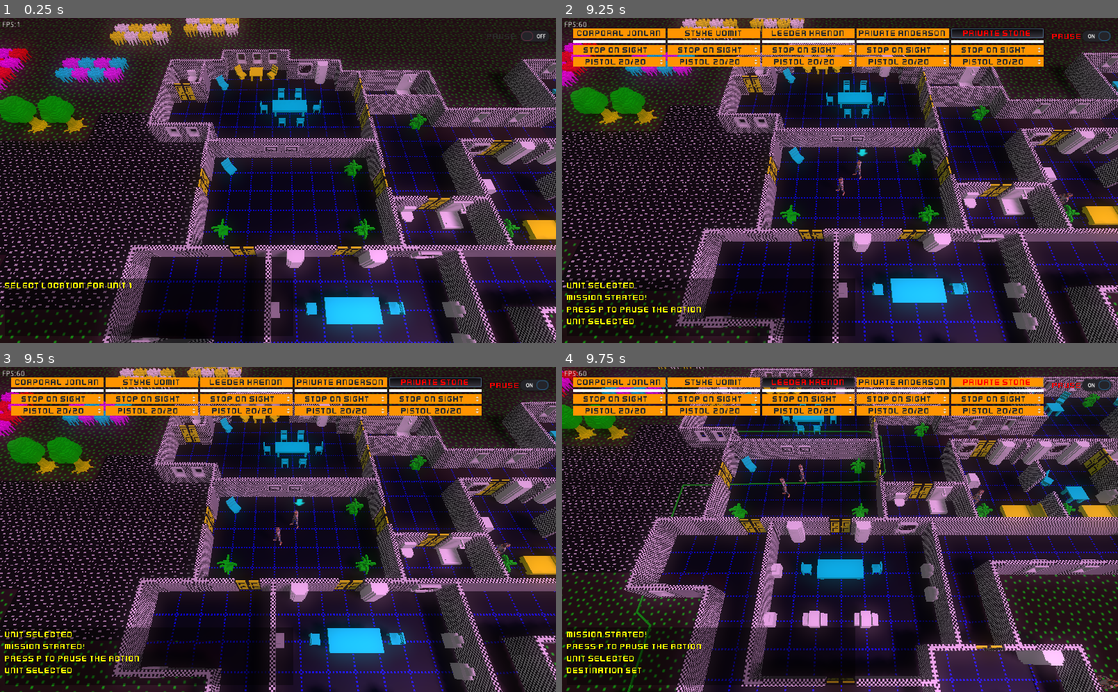
Above: before the commit, frames 1-4 (two rows, left to right).
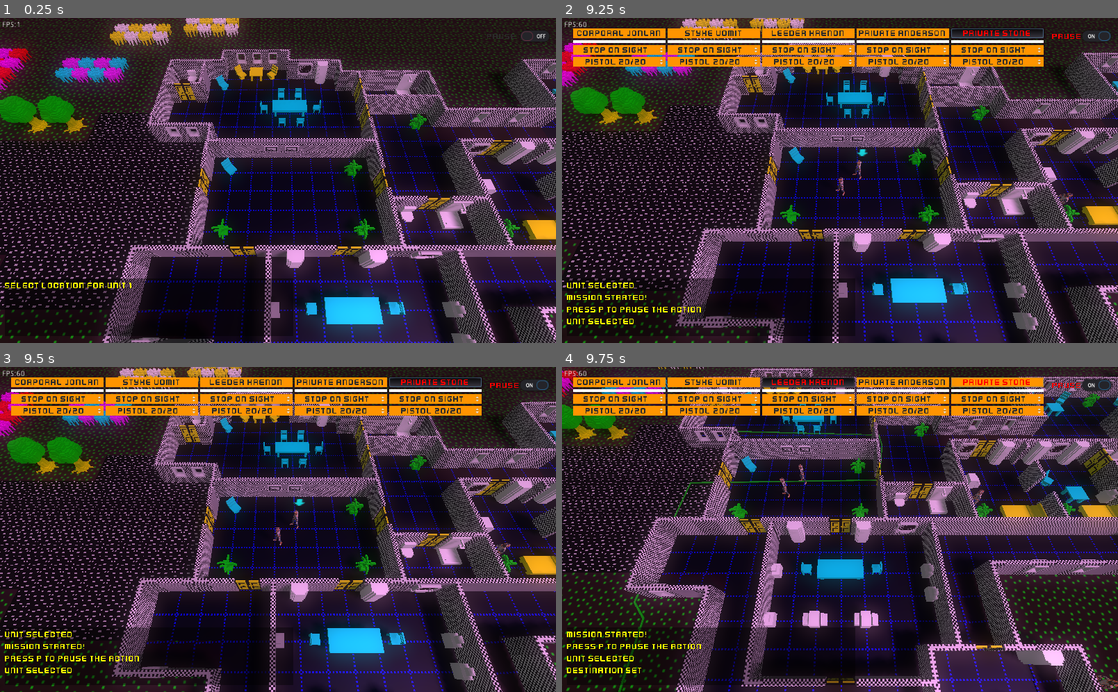
Above: after the commit, the same moments.

Repository: SteveSmith16384/LaserFodder
Game: Godot game, scene res://Main.tscn
The game is run twice, just before and just after one commit, with the same random seed, the same clock (stepped at 60 frames per second) and the same inputs.
Inputs (mouse positions are in pixels of both pictures, inside the frame that each line leads up to):
- Up to frame 1 (0.25 s): no input
- Up to frame 2 (9.25 s): move the mouse to (962, 164) at 0.52 s; hold D (right) 0.53-1.28 s; tap 1 (unit_1) at 0.6, 7.35 s; click (962, 164) at 0.67 s; move the mouse to (728, 196) at 1.27 s; hold S (down) 1.28-2 s; tap 2 (unit_2) at 1.35, 8.1 s; click (728, 196) at 1.42 s; click "Corporal Jonlan" at 2 s; move the mouse to (895, 109) at 2.77 s; hold D (right) 2.78-3.5 s; tap 3 (unit_3) at 2.85 s; click (895, 109) at 2.92 s; click "Styke Vomit" at 3.5 s; move the mouse to (812, 245) at 4.27 s; hold W (up) 4.28-5 s; tap 4 (unit_4) at 4.35 s; click (812, 245) at 4.42 s; click "Leeder Krenon" at 5 s; move the mouse to (1006, 229) at 5.77 s; hold A (left) 5.78-6.5 s; tap 5 (unit_5) at 5.85 s; click (1006, 229) at 5.92 s; tap P (pause) at 6.4 s; click "Private Anderson" at 6.5 s; move the mouse to (673, 131) at 7.27 s; hold A (left) 7.28-8.03 s; click (673, 131) at 7.42 s; move the mouse to (867, 180) at 8.02 s; hold S (down) 8.03-8.75 s; click (867, 180) at 8.17 s; click "Private Stone" at 8.75 s
- Up to frame 3 (9.5 s): no input
- Up to frame 4 (9.75 s): move the mouse to (756, 448) at 9.52 s; hold D (right) from 9.53 s (still down); tap 3 (unit_3) at 9.6 s; click (756, 448) at 9.67 s

Frames 1-3 are identical in both runs. In frame 4, 0.8% of the frame differs, in the area x 10-59%, y 19-100%.
Error before the commit: Invalid get index '0' (on base: 'Array'). (res://GameScene.gd:36)
Error after the commit: Invalid get index '0' (on base: 'Array'). (res://GameScene.gd:27)

Commit message:
Improved player pathfinding

Diff:
--- a/src/EventBus.gd
+++ b/src/EventBus.gd
@@ -1,7 +1,13 @@
 extends Node
 
 signal explosion
+signal player_selected
 
 func explosion(pos:Vector3, rad:float, dmg:float):
 	emit_signal("explosion", pos, rad, dmg)
 	pass
+
+
+func player_selected(player):
+	emit_signal("player_selected", player)
+	pass
--- a/src/GameScene.gd
+++ b/src/GameScene.gd
@@ -12,17 +12,8 @@
 var units_left_to_deploy = 5
 
 func _ready():
-	# Create players
-#	var start_positions = $SternersHouse.get_player_start_points()
-#	for start_position in start_positions:
-#		_create_player(start_position.global_translation)
-
 	EventBus.connect("explosion", self, "_on_explosion")
-
-#	var players = get_tree().get_nodes_in_group("player")
-#	_on_player_selected(players[0])
-
-#	$CameraController.set_target_aim(selected_unit.global_translation)
+	EventBus.connect("player_selected", self, "_on_player_selected")
 
 	append_log("Select location for unit " + str(6-units_left_to_deploy))
 	pass
@@ -177,6 +168,7 @@
 	pass
 
 
+# todo - is this used?
 func _on_enemy_selected(enemy:KinematicBody):
 	selected_unit.set_target(enemy)
 	append_log("Target selected")
--- a/src/PlayerUnit.gd
+++ b/src/PlayerUnit.gd
@@ -57,11 +57,11 @@
 	pass
 
 
-func _on_PlayerUnit_input_event(_camera, _event, _position, _normal, _shape_idx):
-#	if event is InputEventMouseButton:
-#		if event.button_index == 1 and event.pressed:
-#			EventBus.player_selected(self)
-#		pass
+func _on_PlayerUnit_input_event(_camera, event, _position, _normal, _shape_idx):
+	if event is InputEventMouseButton:
+		if event.button_index == 1 and event.pressed:
+			EventBus.player_selected(self)
+		pass
 	pass
 
 
--- a/src/components/CanMove.gd
+++ b/src/components/CanMove.gd
@@ -12,9 +12,8 @@
 var route_points : PoolVector3Array
 var route_index = 0
 var pause_for : float = 0
-
-var route_polygon:CSGPolygon# = $RoutePolygon_GETS_MOVED
-#
+var prev_pos := Vector3()
+var route_polygon:CSGPolygon
 
 func _ready():
 	route_polygon = $RoutePolygon_GETS_MOVED#.duplicate(0)
@@ -29,44 +28,53 @@
 	pass
 
 
-static func set_destination(player:Spatial, can_move, pos: Vector3):
-	pos.y = 0
+# todo - why is this static?
+static func set_destination(player:Spatial, can_move, dest: Vector3):
+	dest.y = 0
 	var start_point:int = Globals.astar.get_closest_point(player.translation)
-	var end_point:int = Globals.astar.get_closest_point(pos)
-	can_move.route_points = Globals.astar.get_point_path(start_point, end_point)
-	if can_move.route_points.size() > 0:
-		can_move.route_points.push_back(pos) # Add point clicked!  todo - doesn't work!
+	var end_point:int = Globals.astar.get_closest_point(dest)
+	can_move._set_dest(Globals.astar.get_point_path(start_point, end_point), dest)
+	pass
 
-		can_move.route_index = 0
-		if can_move.route_points.size() > 1:
-			#can_move.route_index = 1 # First point is sometimes in the wrong direction
-			var array = [can_move.route_points]
+
+func _set_dest(route_points_, dest:Vector3):
+	route_points = route_points_
+	if route_points.size() > 0:
+		route_points.push_back(dest) # Add point clicked!  todo - doesn't work!
+
+		route_index = 0
+		if route_points.size() > 1:
+			var array = [route_points]
 			var pool_array = array[0]
-			pool_array.push_back(pos)
-			can_move.route_points = pool_array
+			#pool_array.push_front(get_parent().translation) # Add start pos
+			pool_array.push_back(dest) # add and pos
+			route_points = pool_array
 
-		can_move.has_destination = true
+		has_destination = true
 #		if can_move.dest_arrow != null:
 #			can_move.dest_arrow.visible = true
 #			can_move.dest_arrow.translation = pos
 #			can_move.dest_arrow.translation.y = .01
 
-		if can_move.show_destination:
-			can_move.set_path()
+		if show_destination:
+			set_path()
 
-		if Globals.SHOW_ASTAR_ROUTE:
-			for t in Globals.to_remove:
-				t.queue_free()
-			Globals.to_remove.clear()
+#		if Globals.SHOW_ASTAR_ROUTE:
+#			for t in Globals.to_remove:
+#				t.queue_free()
+#			Globals.to_remove.clear()
+#
+#			for p in route_points:
+#				var debug:Spatial = debuggingsphere_class.instance()
+#				debug.translation = p
+#				player.get_parent().add_child(debug)
+#				Globals.to_remove.push_back(debug)
 
-			for p in can_move.route_points:
-				var debug:Spatial = debuggingsphere_class.instance()
-				debug.translation = p
-				player.get_parent().add_child(debug)
-				Globals.to_remove.push_back(debug)
+		prev_pos = Vector3() # So they can start moving without being paused
+
 	else:
-		can_move.has_destination = false
-		can_move.dest_arrow.visible = false
+		has_destination = false
+#		dest_arrow.visible = false
 	pass
 
 
@@ -77,7 +85,7 @@
 		p.y = 0.2
 		curve.add_point(p)
 
-	var path:Path = route_polygon.get_node("Path")#Path.new()
+	var path:Path = route_polygon.get_node("Path")
 	path.curve = curve
 	route_polygon.path_node = path.get_path()
 	route_polygon.visible = true
@@ -85,7 +93,7 @@
 
 
 func set_route_colour(col:Color):
-	if route_polygon != null:
-		var mat: SpatialMaterial = route_polygon.material
-		mat.albedo_color = col
+#	if route_polygon != null:
+	var mat: SpatialMaterial = route_polygon.material
+	mat.albedo_color = col
 	pass
--- a/src/systems/PlayerAISystem.gd
+++ b/src/systems/PlayerAISystem.gd
@@ -2,6 +2,8 @@
 
 const SPEED = 3#1.65
 const ENEMY_TARGET_CHECK_INTERVAL :float = 1.0
+
+var time_until_next_pos_check : float = 1
 
 func _physics_process(delta):
 	if Globals.game_stage != Globals.GameStage.IN_GAME:
@@ -10,9 +12,14 @@
 	if Globals.game_paused:
 		return
 
+	time_until_next_pos_check -= delta
+
 	var players = get_tree().get_nodes_in_group("player")
 	for player in players:
 		_process_player(player, delta)
+
+	if time_until_next_pos_check < 0:
+		time_until_next_pos_check = 1
 	pass
 
 
@@ -62,6 +69,13 @@
 
 	if can_move.has_destination == false:
 		return
+
+	if time_until_next_pos_check < 0:
+		var dist :Vector3= player.global_translation - can_move.prev_pos
+		if dist.length() < 0.2:
+			can_move.pause_for = 1
+		else:
+			can_move.prev_pos = player.global_translation
 
 	if can_move.pause_for > 0:
 		player.idle_anim()
@@ -133,8 +147,14 @@
 
 func _stop_walking(player, can_move):
 	can_move.has_destination = false
-	#can_move.dest_arrow.visible = false
 	if can_move.show_destination:
 		can_move.route_polygon.visible = false
 	player.idle_anim()
 	pass
+
+
+func _on_DistanceCheckTimer_timeout():
+	var players = get_tree().get_nodes_in_group("player")
+	for player in players:
+		var can_move:CanMove = player.get_node("CanMove")
+	pass
--- a/src/systems/PlayerAISystem.tscn
+++ b/src/systems/PlayerAISystem.tscn
@@ -4,3 +4,8 @@
 
 [node name="PlayerAISystem" type="Node"]
 script = ExtResource( 1 )
+
+[node name="DistanceCheckTimer" type="Timer" parent="."]
+autostart = true
+
+[connection signal="timeout" from="DistanceCheckTimer" to="." method="_on_DistanceCheckTimer_timeout"]
